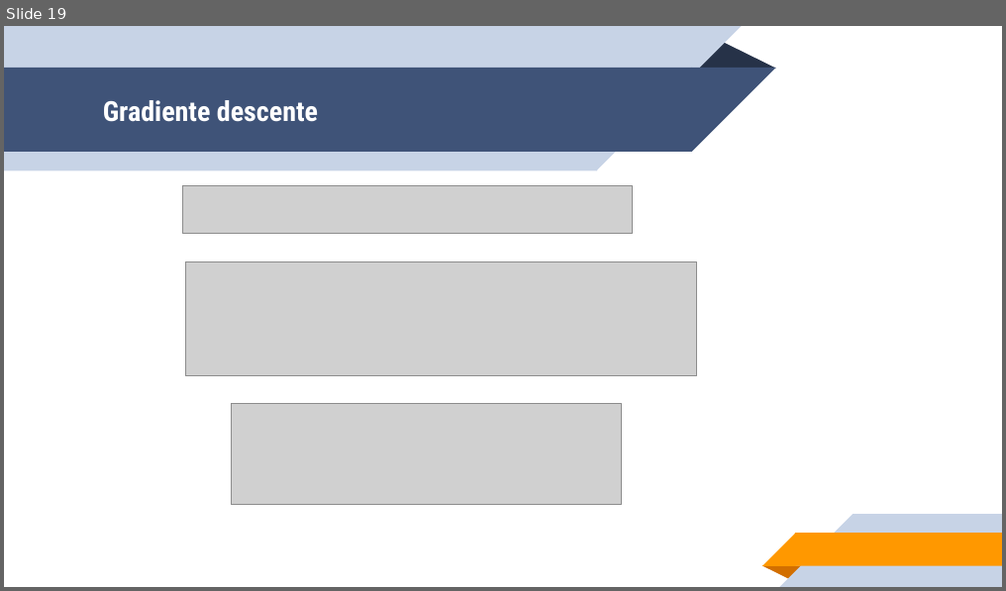
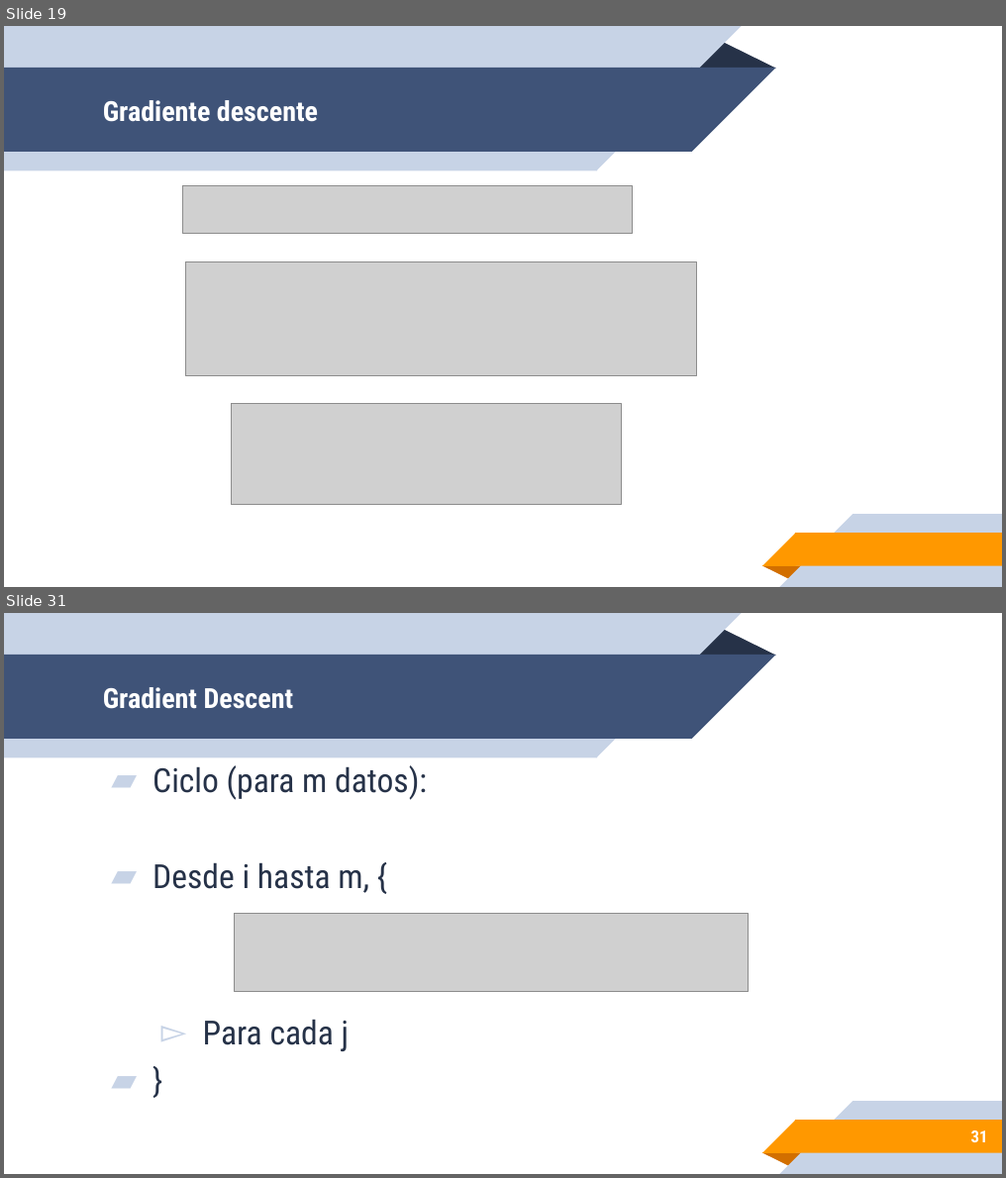
Before and after one commit to leonpalafox/aiclase, a slide deck: Slides/UPAI2019_15.pptx. Shown one above the other, each under a label of ours: slide 19 before the commit, slides 19 and 31 after it; the slides between them are not shown. The pictures are 1006x591 and 1006x1178 pixels, drawn with LibreOffice and Linux fonts; fonts in the diff are those of the drawing; grey boxes stand for pictures; background and template pictures are left out. Boxes give left, top, right and bottom in pixels: in the first picture for what was removed or moved away, otherwise in the second. Text is boxed around its words. In the diff, an @@ line names an element or a change of style, - is before the commit and + after.

```diff
--- a/Slides/UPAI2019_15.pptx
+++ b/Slides/UPAI2019_15.pptx
@@ slide 31 added at <box>4,613,1002,1174</box>, background #FFFFFF; not listed: 10 template elements that a slide beside it also shows @@
@@ title added at <box>103,687,294,709</box>, 20 pt, text #FFFFFF, bold @@
+Gradient Descent
@@ text added at <box>152,765,427,1052</box>, 24 pt, text #263248 @@
+▰ Ciclo (para m datos):
+▰ Desde i hasta m, {
+  ▻ Para cada j
+▰ }
@@ picture added at <box>235,913,748,991</box> @@
@@ page number added at <box>971,1131,988,1143</box>, 12 pt, text #FFFFFF, bold @@
+31
```
Also in this commit, not shown: 14 other slides added, 1 slide removed.
